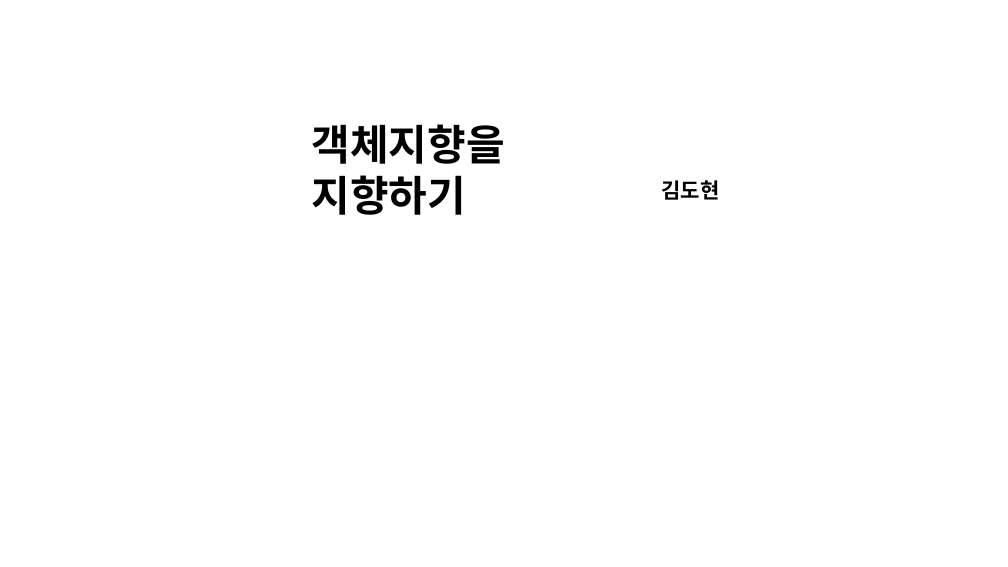
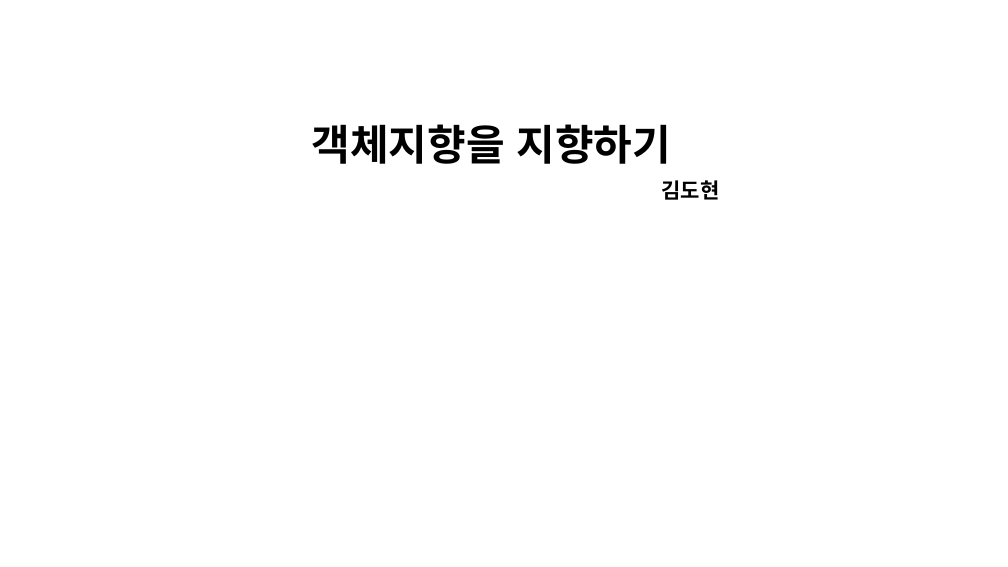
Before and after one commit to K-Diger/RealOOP, a slide deck: slide 1 of RealOOP.pptx. Drawn at 1008x567 pixels with LibreOffice and Linux fonts; fonts in the diff are those of the drawing; background and template pictures are left out. Boxes give left, top, right and bottom in pixels: in the first picture for what was removed or moved away, otherwise in the second. Text is boxed around its words. In the diff, an @@ line names an element or a change of style, - is before the commit and + after.

```diff
--- a/RealOOP.pptx
+++ b/RealOOP.pptx
@@ text "객체지향을 지향하기" rewrapped from <box>312,124,505,215</box> to <box>312,124,670,164</box> @@
```
Also in this commit, not shown: 5 other slides changed.
